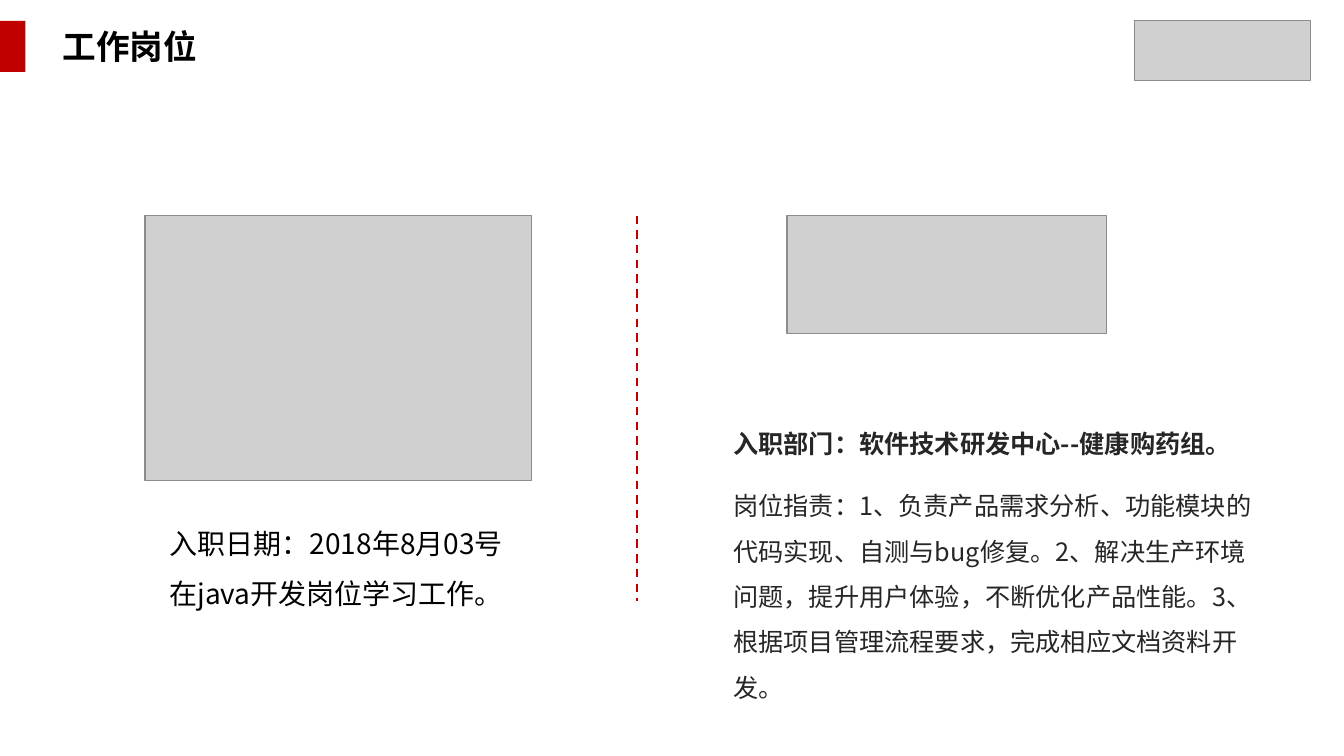
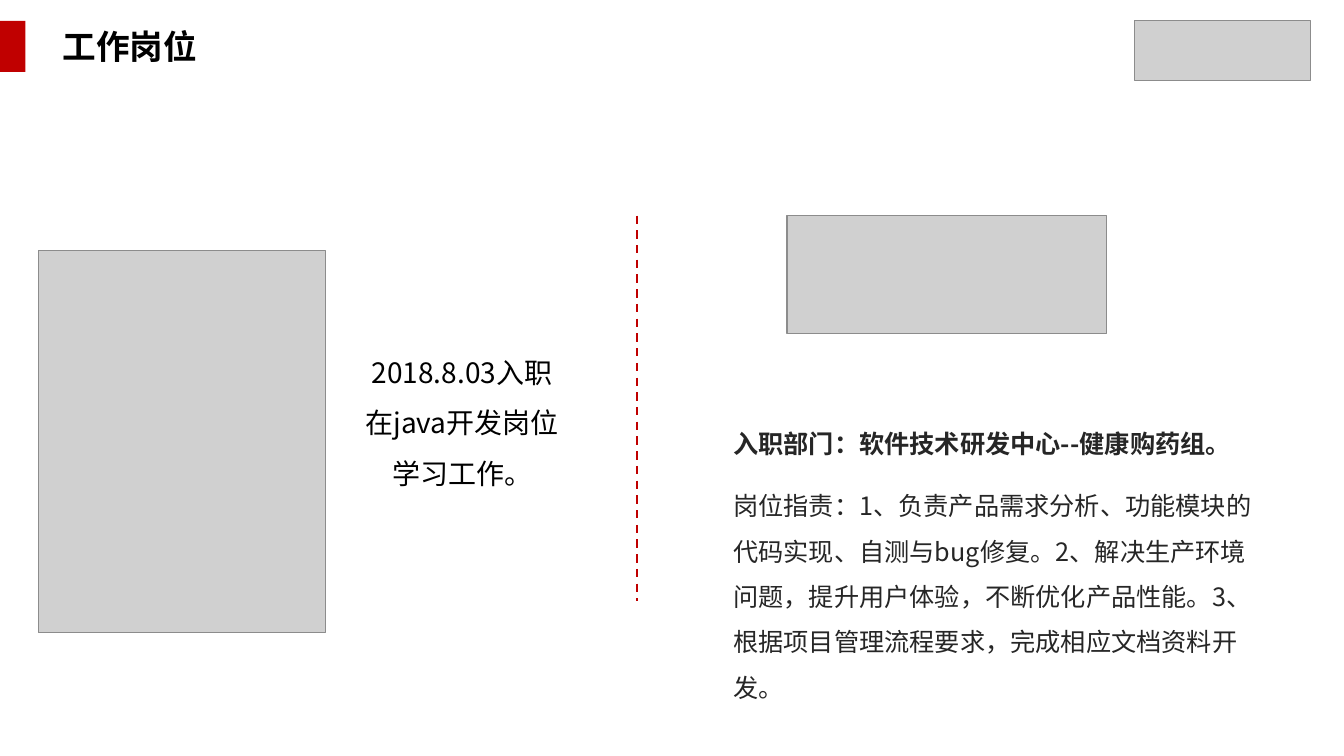
Before and after one commit to WakingFox/myself, a slide deck: slide 5 of 转正述职/王贵成转正述职报告.pptx. Drawn at 1344x756 pixels with LibreOffice and Linux fonts; fonts in the diff are those of the drawing; grey boxes stand for pictures; background and template pictures are left out. Boxes give left, top, right and bottom in pixels: in the first picture for what was removed or moved away, otherwise in the second. Text is boxed around its words. In the diff, an @@ line names an element or a change of style, - is before the commit and + after.

```diff
--- a/转正述职/王贵成转正述职报告.pptx
+++ b/转正述职/王贵成转正述职报告.pptx
@@ picture removed at box(145, 216, 531, 481) @@
@@ picture added at box(38, 250, 326, 632) @@
@@ text "2018.8.03入职": place and size @@
-text "2018.8.03入职" at box(169, 530, 503, 611)
+text "2018.8.03入职" at box(365, 360, 558, 487)
@@ text at box(372, 360, 553, 386): text changed @@
-入职日期：2018年8月03号
+2018.8.03入职
```
Also in this commit, not shown: 15 other slides changed, 2 slides added.
